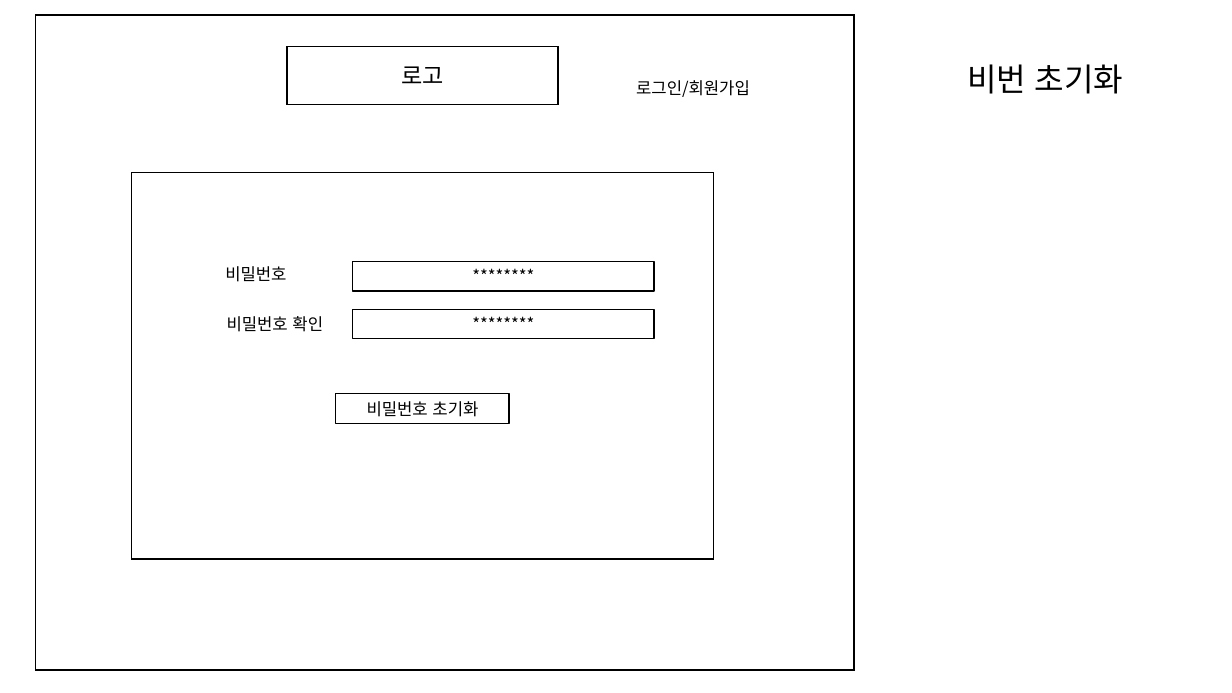
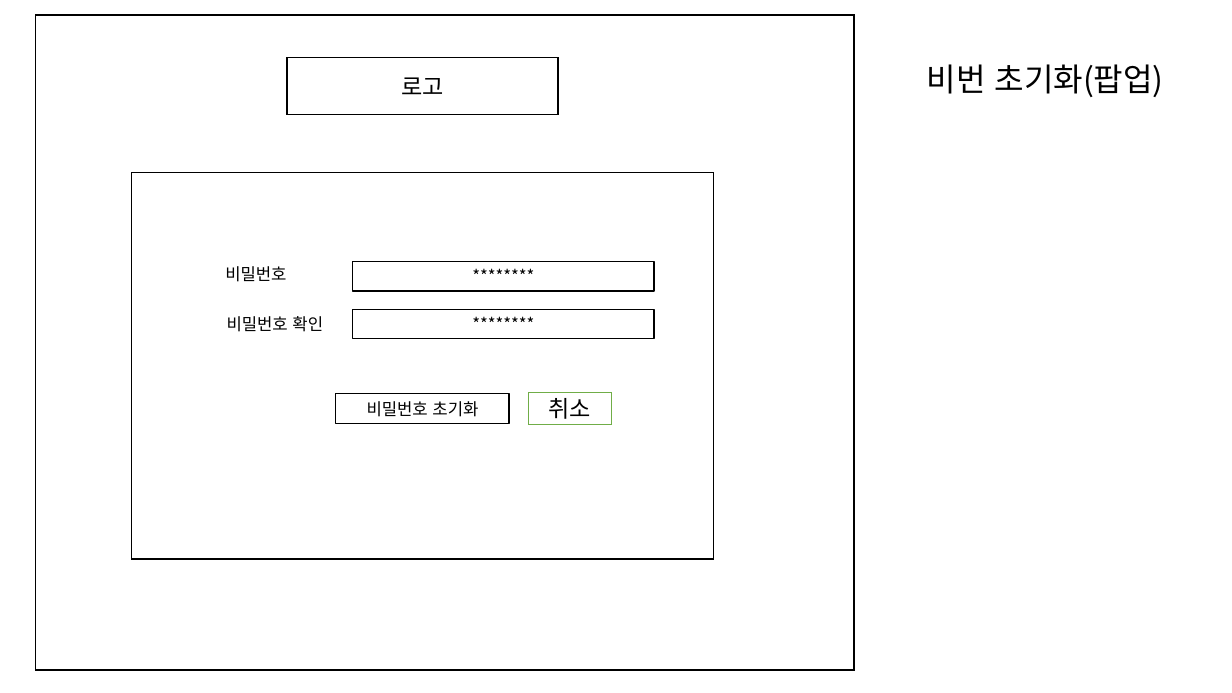
Before and after one commit to leeleyan/Carrot, a slide deck: slide 7 of ppt/프레젠테이션1.pptx. Drawn at 1232x693 pixels with LibreOffice and Linux fonts; fonts in the diff are those of the drawing. Boxes give left, top, right and bottom in pixels: in the first picture for what was removed or moved away, otherwise in the second. Text is boxed around its words. In the diff, an @@ line names an element or a change of style, - is before the commit and + after.

```diff
--- a/ppt/프레젠테이션1.pptx
+++ b/ppt/프레젠테이션1.pptx
@@ rectangle "로고" moved from (x1=287, y1=47, x2=558, y2=104) to (x1=287, y1=57, x2=558, y2=115) @@
@@ text removed at (x1=636, y1=80, x2=750, y2=97) @@
-로그인/회원가입
@@ title at (x1=927, y1=64, x2=1164, y2=97): text changed @@
-비번 초기화
+비번 초기화(팝업)
@@ rectangle added at (x1=529, y1=393, x2=612, y2=425), fill #FFFFFF, outline #70AD47 1 pt, 18 pt, text #000000 @@
+취소
```
Also in this commit, not shown: 1 other slide changed.
